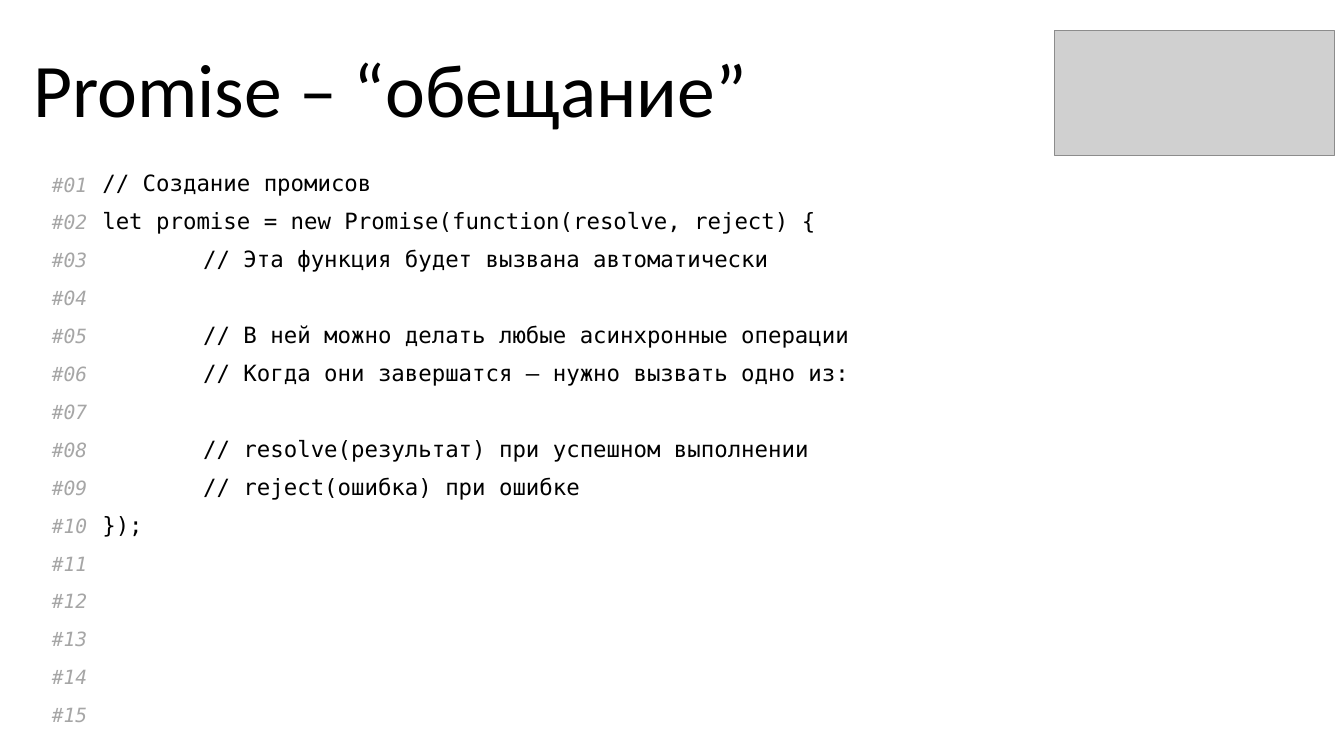
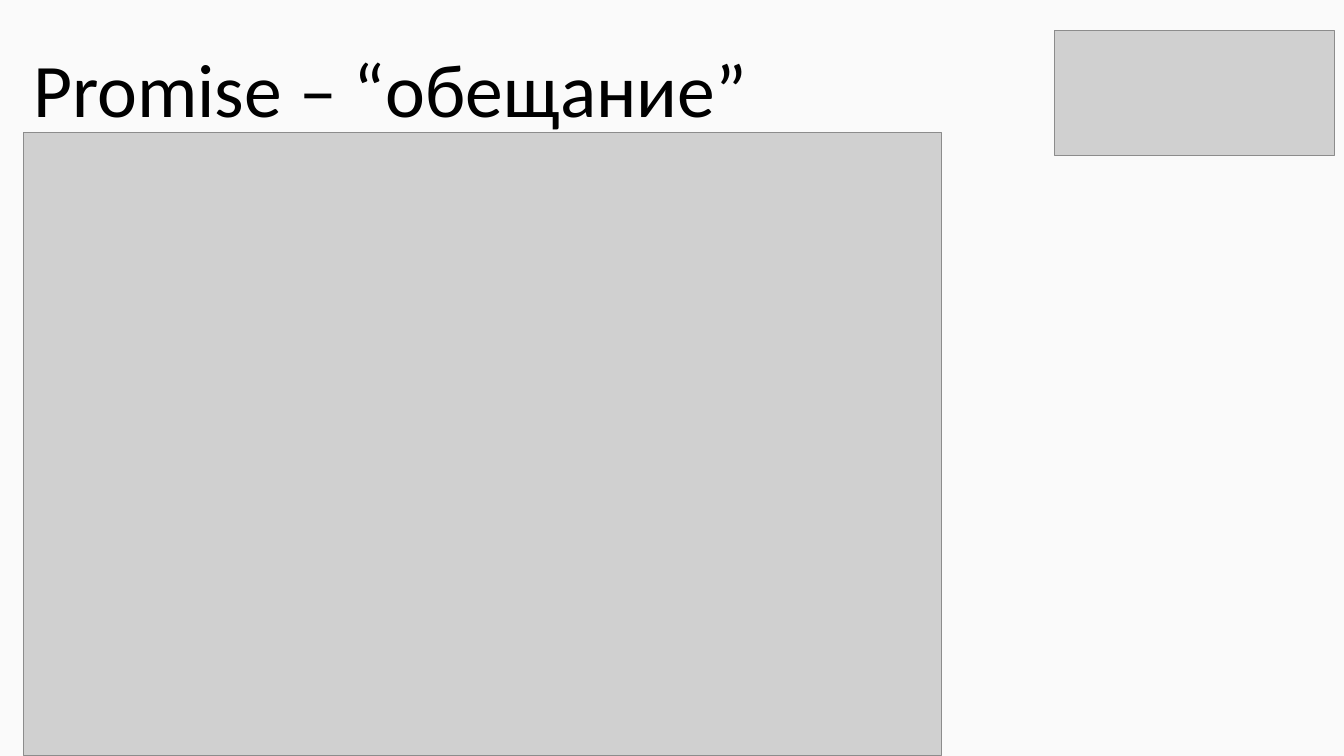
Before and after one commit to KOPTE3/modern-es, a slide deck: slide 37 of Modern ES.pptx (slide 36 before the commit). Drawn at 1344x756 pixels with LibreOffice and Linux fonts; fonts in the diff are those of the drawing; grey boxes stand for pictures. Boxes give left, top, right and bottom in pixels: in the first picture for what was removed or moved away, otherwise in the second. Text is boxed around its words. In the diff, an @@ line names an element or a change of style, - is before the commit and + after.

```diff
--- a/Modern ES.pptx
+++ b/Modern ES.pptx
@@ background #FFFFFF to #FAFAFA @@
@@ picture added at (23,132,942,756) @@
@@ table removed at (39,166,1274,735), 15 rows, 2 columns @@
-#01 | // Создание промисов
-#02 | let promise = new Promise(function(resolve, reject) {
-#03 | // Эта функция будет вызвана автоматически
-#04 | 
-#05 | // В ней можно делать любые асинхронные операции
-#06 | // Когда они завершатся — нужно вызвать одно из:
-#07 | 
-#08 | // resolve(результат) при успешном выполнении
-#09 | // reject(ошибка) при ошибке
-#10 | });
-#11 | 
-#12 | 
-#13 | 
-#14 | 
-#15 | 
```
Also in this commit, not shown: 47 other slides changed, 15 slides added, 11 slides removed, 46 other files.
